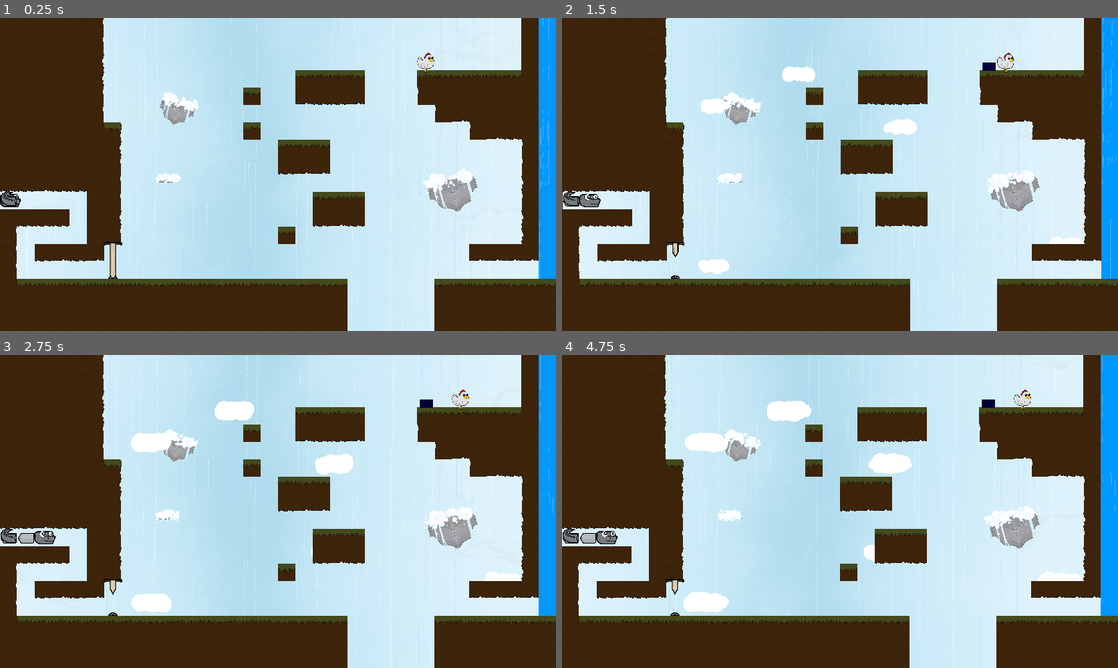
Above: before the commit, frames 1-4 (two rows, left to right).
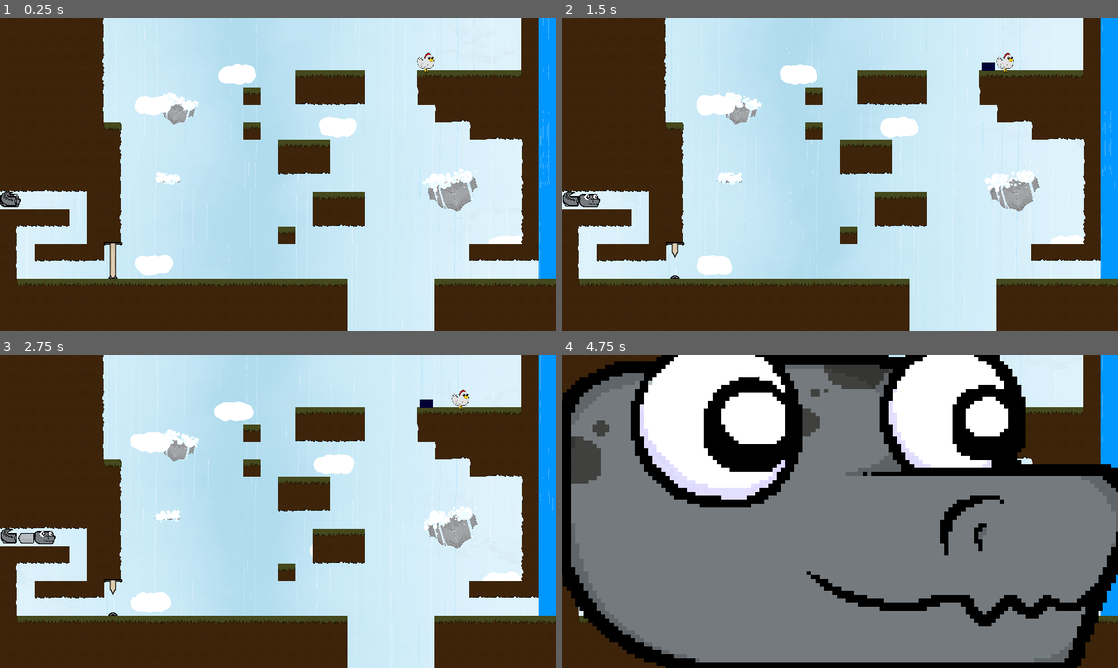
Above: after the commit, the same moments.

Repository: Someoneyeeting/GMTK
Game: Godot game, scene res://levels/test.tscn
Same seed, same stepped clock (60 frames per second), same inputs: the game is played once before the commit and once after it.
Inputs (mouse positions are in pixels of both pictures, inside the frame that each line leads up to):
- Up to frame 1 (0.25 s): no input
- Up to frame 2 (1.5 s): move the mouse to (962, 158) at 0.52 s; hold D (right) 0.53-1.28 s; move the mouse to (728, 190) at 1.27 s; hold S (down) from 1.28 s (still down)
- Up to frame 3 (2.75 s): move the mouse to (333, 442) at 2.02 s; release S (down) at 2.03 s; hold D (right) from 2.03 s (still down)
- Up to frame 4 (4.75 s): move the mouse to (812, 574) at 2.77 s; release D (right) at 2.78 s; hold W (up) 2.78-3.53 s; move the mouse to (1006, 558) at 3.52 s; hold A (left) from 3.53 s (still down); tap R (restart, bound only after the commit) at 4.15 s; move the mouse to (673, 464) at 4.27 s

The runs differ from the first frame. In frame 1, 1.7% of the frame differs, in the area x 24-94%, y 14-83%; in frame 2, 2.3%; in frame 3, 0.7%; in frame 4, 89%, in the area x 0-100%, y 0-100%.

Commit message:
preparing for particales fix

Diff:
--- a/clouds.tscn
+++ b/clouds.tscn
@@ -6,33 +6,29 @@
 _data = [Vector2(0, 0), 0.0, 0.0, 0, 0, Vector2(0.48, 1), 0.0, 0.0, 0, 0, Vector2(1, 0), 0.0, 0.0, 0, 0]
 point_count = 3
 
-[sub_resource type="CurveTexture" id="CurveTexture_2xi6o"]
-curve = SubResource("Curve_i4qlg")
-
-[sub_resource type="ParticleProcessMaterial" id="ParticleProcessMaterial_dyixw"]
-lifetime_randomness = 0.48
-particle_flag_disable_z = true
-emission_shape = 3
-emission_box_extents = Vector3(40, 20, 1)
-angle_min = -720.0
-angle_max = 720.0
-direction = Vector3(0, 0, 0)
-spread = 180.0
-initial_velocity_max = 1.0
-gravity = Vector3(0, 0, 0)
-scale_min = 0.0
-scale_max = 0.2
-scale_curve = SubResource("CurveTexture_2xi6o")
-
 [node name="Node2D" type="Node2D"]
 
-[node name="parts" type="GPUParticles2D" parent="."]
+[node name="parts" type="CPUParticles2D" parent="."]
 position = Vector2(4, -1)
 scale = Vector2(0.692897, 0.289263)
 amount = 808
-process_material = SubResource("ParticleProcessMaterial_dyixw")
+lifetime = 6.0
+preprocess = 3.0
+lifetime_randomness = 0.48
+fixed_fps = 30
+draw_order = 1
 texture = ExtResource("1_kduui")
-lifetime = 6.0
+emission_shape = 3
+emission_rect_extents = Vector2(40, 20)
+direction = Vector2(0, 0)
+spread = 180.0
+gravity = Vector2(0, 0)
+initial_velocity_max = 1.0
+angle_min = -720.0
+angle_max = 720.0
+scale_amount_min = 0.0
+scale_amount_max = 0.2
+scale_amount_curve = SubResource("Curve_i4qlg")
 
 [node name="ColorRect" type="ColorRect" parent="."]
 visible = false
--- a/head.gd
+++ b/head.gd
@@ -138,10 +138,10 @@
 
 func _physics_process(delta: float) -> void:
 	$Node2D.position = cols[0].position
-	if($cooldown.is_stopped()):
-		$Camera2D.position = lerp($Camera2D.position,Vector2.ZERO,0.25)
-	else:
-		$Camera2D.position = lerp($Camera2D.position,-lastdir / 20.0,0.25)
+	#if($cooldown.is_stopped()):
+		#$Camera2D.position = lerp($Camera2D.position,Vector2.ZERO,0.25)
+	#else:
+		#$Camera2D.position = lerp($Camera2D.position,-lastdir / 20.0,0.25)
 
 	#target = Vector2.ZERO
 	#for i in [%left,%right,%down,%up]:
--- a/project.godot
+++ b/project.godot
@@ -62,6 +62,11 @@
 , Object(InputEventKey,"resource_local_to_scene":false,"resource_name":"","device":-1,"window_id":0,"alt_pressed":false …(186 unchanged characters)…
 ]
 }
+restart={
+"deadzone": 0.5,
+"events": [Object(InputEventKey,"resource_local_to_scene":false,"resource_name":"","device":-1,"window_id":0,"alt_pressed":false,"shift_pressed":false,"ctrl_pressed":false,"meta_pressed":false,"pressed":false,"keycode":0,"physical_keycode":82,"key_label":0,"unicode":114,"location":0,"echo":false,"script":null)
+]
+}
 
 [rendering]
 
--- a/scenes_manger.gd
+++ b/scenes_manger.gd
@@ -1 +1,10 @@
 extends Node2D
+
+
+func _input(event: InputEvent) -> void:
+	if(event.is_action_pressed("restart")):
+		$AnimationPlayer.play("restart")
+
+
+func _restart():
+	get_tree().reload_current_scene()
--- a/scenes_manger.tscn
+++ b/scenes_manger.tscn
@@ -1,6 +1,69 @@
-[gd_scene load_steps=2 format=3 uid="uid://c5nemep3wajjk"]
+[gd_scene load_steps=6 format=3 uid="uid://c5nemep3wajjk"]
 
 [ext_resource type="Script" path="res://scenes_manger.gd" id="1_wqy7e"]
+[ext_resource type="Texture2D" uid="uid://ecwjk0y4urr0" path="res://assets/headsegment.png" id="2_oqs38"]
+
+[sub_resource type="Animation" id="Animation_7xr16"]
+resource_name = "restart"
+length = 1.7
+tracks/0/type = "value"
+tracks/0/imported = false
+tracks/0/enabled = true
+tracks/0/path = NodePath("Untitled36820240818064141:position")
+tracks/0/interp = 1
+tracks/0/loop_wrap = true
+tracks/0/keys = {
+"times": PackedFloat32Array(0, 1.1),
+"transitions": PackedFloat32Array(-0.420448, 1),
+"update": 0,
+"values": [Vector2(-671, 342), Vector2(1962, 342)]
+}
+tracks/1/type = "method"
+tracks/1/imported = false
+tracks/1/enabled = true
+tracks/1/path = NodePath(".")
+tracks/1/interp = 1
+tracks/1/loop_wrap = true
+tracks/1/keys = {
+"times": PackedFloat32Array(0.566667),
+"transitions": PackedFloat32Array(1),
+"values": [{
+"args": [],
+"method": &"_restart"
+}]
+}
+
+[sub_resource type="Animation" id="Animation_eb1nl"]
+length = 0.001
+tracks/0/type = "value"
+tracks/0/imported = false
+tracks/0/enabled = true
+tracks/0/path = NodePath("Untitled36820240818064141:position")
+tracks/0/interp = 1
+tracks/0/loop_wrap = true
+tracks/0/keys = {
+"times": PackedFloat32Array(0),
+"transitions": PackedFloat32Array(1),
+"update": 0,
+"values": [Vector2(-671, 342)]
+}
+
+[sub_resource type="AnimationLibrary" id="AnimationLibrary_lnoqp"]
+_data = {
+"RESET": SubResource("Animation_eb1nl"),
+"restart": SubResource("Animation_7xr16")
+}
 
 [node name="ScenesManger" type="Node2D"]
+z_index = 2445
 script = ExtResource("1_wqy7e")
+
+[node name="Untitled36820240818064141" type="Sprite2D" parent="."]
+position = Vector2(-671, 342)
+scale = Vector2(9.8725, 9.1125)
+texture = ExtResource("2_oqs38")
+
+[node name="AnimationPlayer" type="AnimationPlayer" parent="."]
+libraries = {
+"": SubResource("AnimationLibrary_lnoqp")
+}
--- a/waterpart.tscn
+++ b/waterpart.tscn
@@ -1,46 +1,36 @@
-[gd_scene load_steps=7 format=3 uid="uid://cfr0xsecvwkv1"]
+[gd_scene load_steps=4 format=3 uid="uid://cfr0xsecvwkv1"]
 
 [ext_resource type="Texture2D" uid="uid://br78lo7k7kox" path="res://assets/circle.png" id="1_nklcn"]
+
+[sub_resource type="Curve" id="Curve_myk0c"]
+_data = [Vector2(0, 0.483516), 0.0, 0.0, 0, 0, Vector2(1e-05, 0.483516), 0.0, 0.0, 0, 0, Vector2(0.466667, 0.978022), 0.0, 0.0, 0, 0, Vector2(1, 0), 0.0, 0.0, 0, 0]
+point_count = 4
 
 [sub_resource type="Gradient" id="Gradient_0l41h"]
 interpolation_mode = 1
 offsets = PackedFloat32Array(0, 0.5, 1)
 colors = PackedColorArray(1, 1, 1, 1, 0.868285, 0.983401, 1, 1, 1, 1, 1, 1)
 
-[sub_resource type="GradientTexture1D" id="GradientTexture1D_tc416"]
-gradient = SubResource("Gradient_0l41h")
-
-[sub_resource type="Curve" id="Curve_myk0c"]
-_data = [Vector2(0, 0.483516), 0.0, 0.0, 0, 0, Vector2(1e-05, 0.483516), 0.0, 0.0, 0, 0, Vector2(0.466667, 0.978022), 0.0, 0.0, 0, 0, Vector2(1, 0), 0.0, 0.0, 0, 0]
-point_count = 4
-
-[sub_resource type="CurveTexture" id="CurveTexture_h3egh"]
-curve = SubResource("Curve_myk0c")
-
-[sub_resource type="ParticleProcessMaterial" id="ParticleProcessMaterial_0j7fs"]
-particle_flag_disable_z = true
-emission_shape = 3
-emission_box_extents = Vector3(50, 11.57, 1)
-angle_min = -720.0
-angle_max = 720.0
-initial_velocity_max = 1.25
-gravity = Vector3(0, 100, 0)
-scale_min = 0.0
-scale_max = 0.07
-scale_curve = SubResource("CurveTexture_h3egh")
-color_ramp = SubResource("GradientTexture1D_tc416")
-hue_variation_min = -2.23517e-08
-hue_variation_max = -2.23517e-08
-
 [node name="waterpart" type="Node2D"]
 
-[node name="GPUParticles2D" type="GPUParticles2D" parent="."]
+[node name="GPUParticles2D" type="CPUParticles2D" parent="."]
 position = Vector2(1, -5)
 amount = 108
-process_material = SubResource("ParticleProcessMaterial_0j7fs")
-texture = ExtResource("1_nklcn")
 lifetime = 0.6
 preprocess = 1.0
 speed_scale = 1.5
 randomness = 0.46
+fixed_fps = 30
 fract_delta = false
+draw_order = 1
+texture = ExtResource("1_nklcn")
+emission_shape = 3
+emission_rect_extents = Vector2(50, 11.57)
+gravity = Vector2(0, 100)
+initial_velocity_max = 1.25
+angle_min = -720.0
+angle_max = 720.0
+scale_amount_min = 0.0
+scale_amount_max = 0.07
+scale_amount_curve = SubResource("Curve_myk0c")
+color_ramp = SubResource("Gradient_0l41h")
Not shown: 1 places in clouds.tscn that only renumber resources
